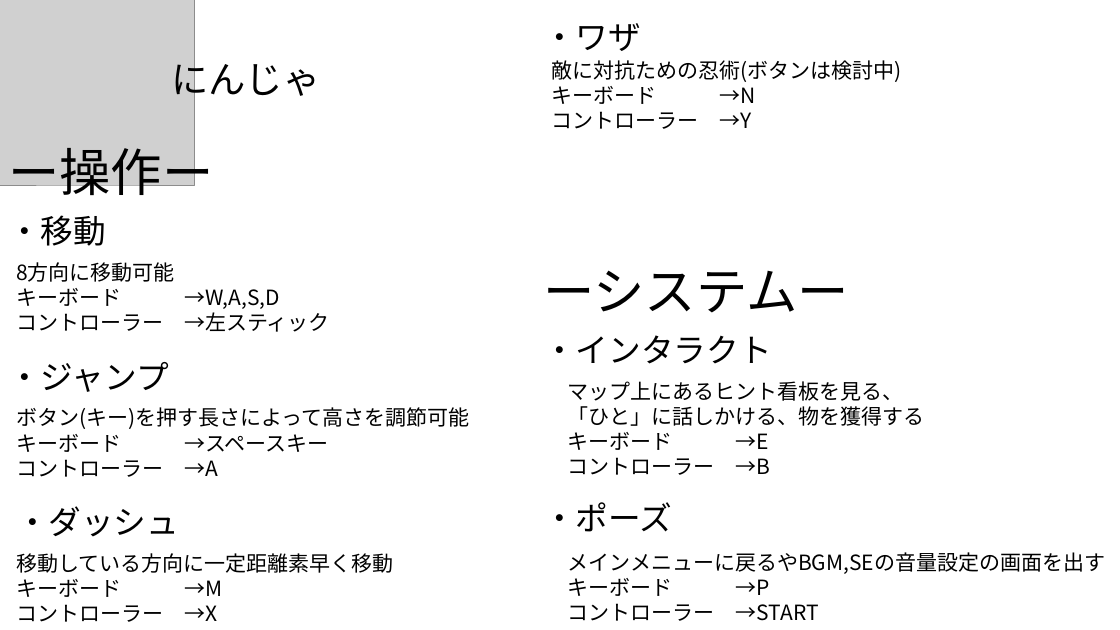
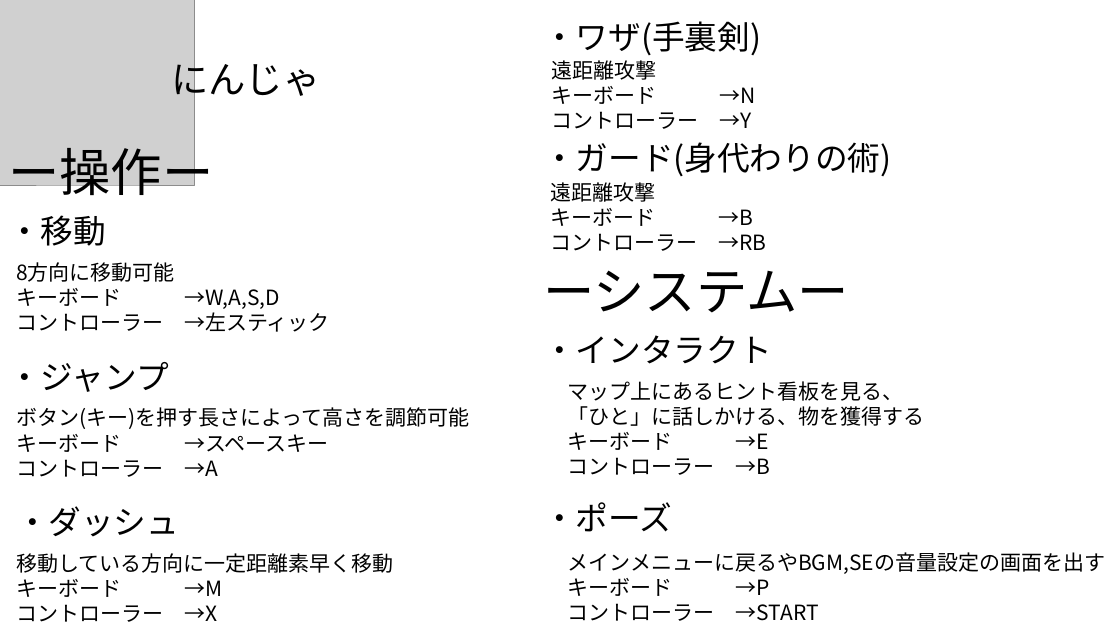
Before and after one commit to Shingo-Takenaka/Employment-work, a slide deck: slide 1 of 仕様書/Ninja.pptx. Drawn at 1120x630 pixels with LibreOffice and Linux fonts; fonts in the diff are those of the drawing; grey boxes stand for pictures. Boxes give left, top, right and bottom in pixels: in the first picture for what was removed or moved away, otherwise in the second. Text is boxed around its words. In the diff, an @@ line names an element or a change of style, - is before the commit and + after.

```diff
--- a/仕様書/Ninja.pptx
+++ b/仕様書/Ninja.pptx
@@ text at (x1=543, y1=21, x2=761, y2=55): text changed @@
-・ワザ
+・ワザ(手裏剣)
@@ text at (x1=551, y1=60, x2=656, y2=80): text changed @@
-敵に対抗ための忍術(ボタンは検討中)
+遠距離攻撃
@@ text added at (x1=543, y1=142, x2=891, y2=176), 28 pt, text #000000 @@
+・ガード(身代わりの術)
@@ text added at (x1=550, y1=182, x2=766, y2=251), 18 pt, text #000000 @@
+遠距離攻撃
+キーボード →B
+コントローラー →RB
```
Also in this commit, not shown: 2 other slides changed, 1 slide removed, 5 other files.
